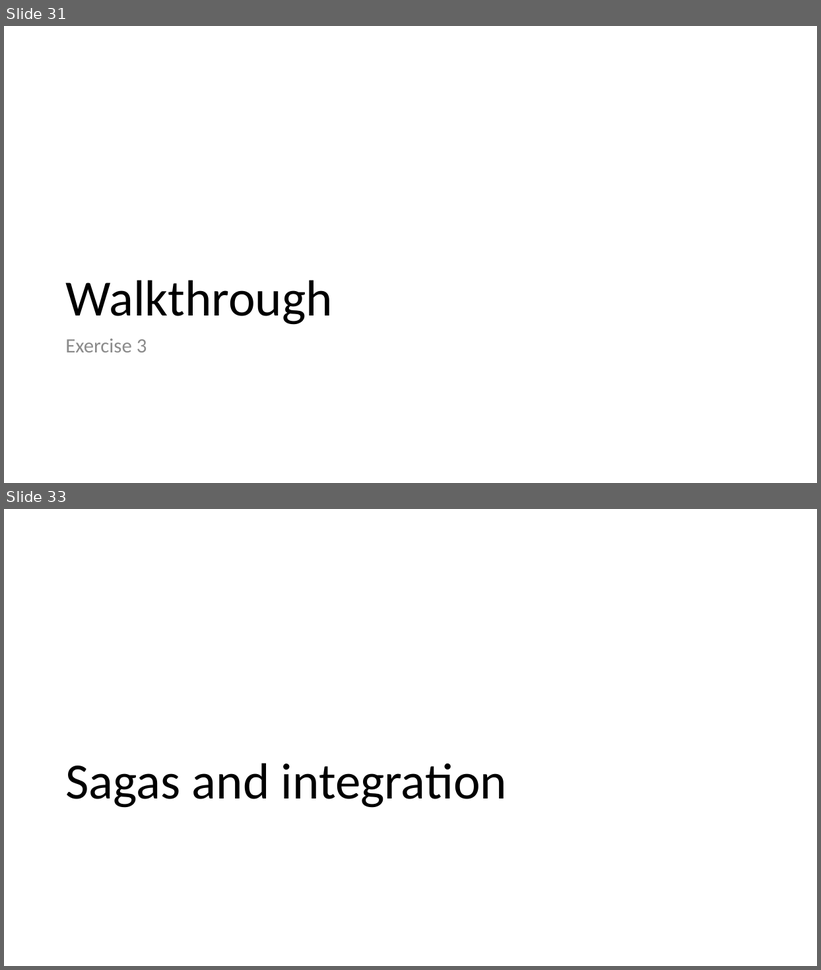
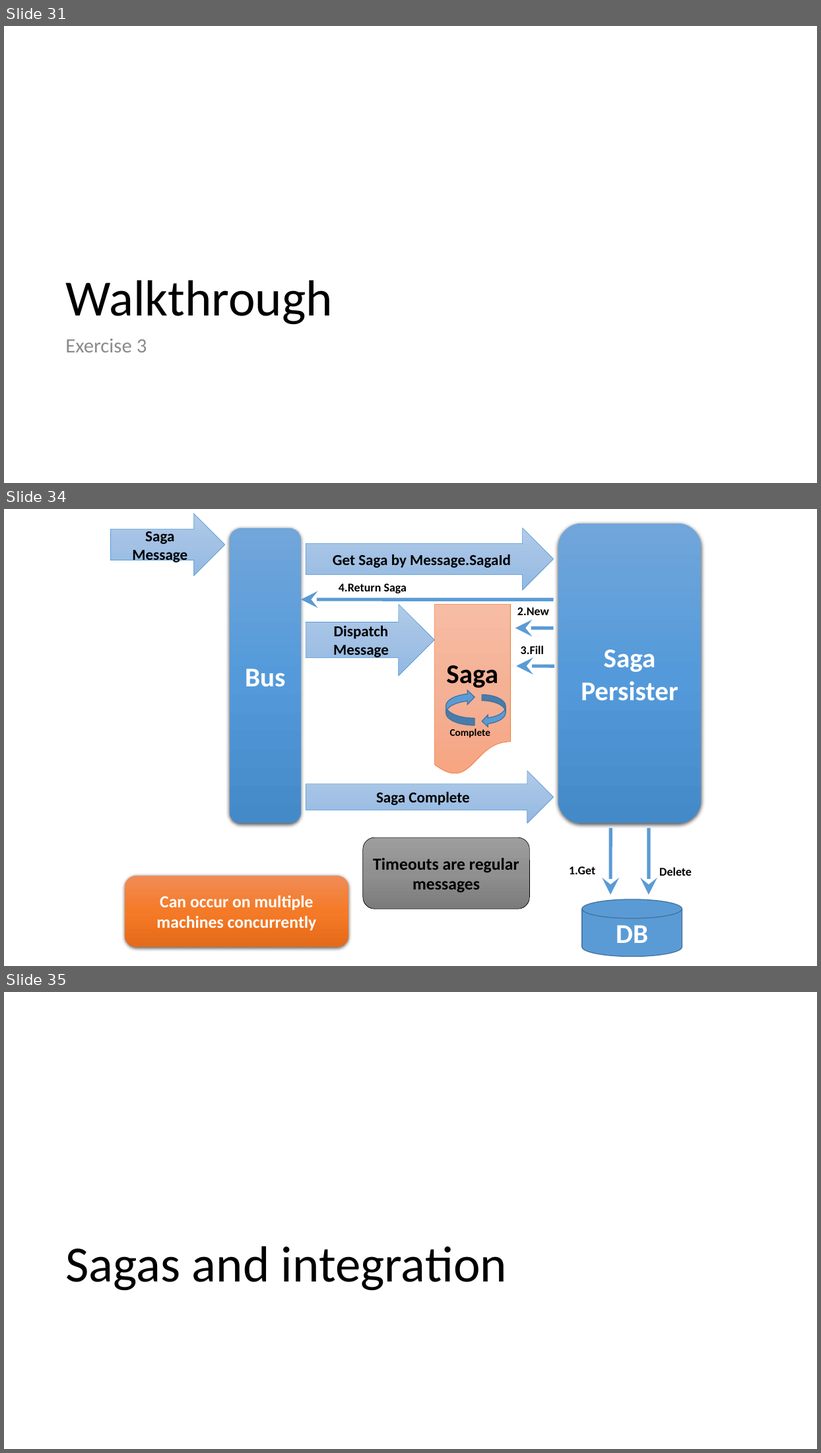
Before and after one commit to Particular/SagaMasterClass, a slide deck: SagaMasterClass.pptx. Shown one above the other, each under a label of ours: slides 31 and 33 before the commit, slides 31, 34 and 35 after it; the slides between them are not shown. The pictures are 821x970 and 821x1453 pixels, drawn with LibreOffice and Linux fonts; fonts in the diff are those of the drawing. Boxes give left, top, right and bottom in pixels: in the first picture for what was removed or moved away, otherwise in the second. Text is boxed around its words. In the diff, an @@ line names an element or a change of style, - is before the commit and + after.

```diff
--- a/SagaMasterClass.pptx
+++ b/SagaMasterClass.pptx
@@ slide 34 added at (4, 509, 817, 966), background #FFFFFF @@
@@ right arrow added at (111, 514, 225, 576), fill gradient #B1CBE9 to #A3C1E5 to #93B9E4, outline #5B9BD5 0.5 pt, 18 pt, text #000000, bold @@
+Saga Message
@@ rounded rectangle added at (230, 528, 301, 823), fill gradient #71A6DB to #559BDB to #448ACA, 32 pt, text #FFFFFF, bold @@
+Bus
@@ right arrow added at (306, 528, 554, 590), fill gradient #B1CBE9 to #A3C1E5 to #93B9E4, outline #5B9BD5 0.5 pt, 18 pt, text #000000, bold @@
+Get Saga by Message.SagaId
@@ rounded rectangle added at (558, 523, 701, 823), fill gradient #71A6DB to #559BDB to #448ACA, 32 pt, text #FFFFFF, bold @@
+Saga Persister
@@ text added at (339, 584, 407, 593), 14 pt, text #000000, bold @@
+4.Return Saga
@@ arrow added from (554, 600) to (301, 599), #5B9BD5 4 pt @@
@@ right arrow added at (306, 604, 435, 675), fill gradient #B1CBE9 to #A3C1E5 to #93B9E4, outline #5B9BD5 0.5 pt, 18 pt, text #000000, bold @@
+Dispatch Message
@@ flow chart document added at (435, 604, 511, 776), fill gradient #F7BDA5 to #F5B196 to #F8A582, outline #ED7D31 0.5 pt, 32 pt, text #000000, bold @@
+Saga
@@ text added at (517, 607, 549, 615), 14 pt, text #000000, bold @@
+2.New
@@ arrow added from (554, 628) to (516, 628), #5B9BD5 4 pt @@
@@ text added at (521, 646, 544, 654), 14 pt, text #000000, bold @@
+3.Fill
@@ arrow added from (555, 666) to (516, 666), #5B9BD5 4 pt @@
@@ curved right arrow added at (446, 690, 475, 725), fill #5B9BD5, outline #43739E 1 pt @@
@@ curved left arrow added at (482, 695, 506, 727), fill #5B9BD5, outline #43739E 1 pt @@
@@ text added at (450, 727, 490, 738), 12 pt, text #000000, bold @@
+Complete
@@ right arrow added at (306, 771, 554, 824), fill gradient #B1CBE9 to #A3C1E5 to #93B9E4, outline #5B9BD5 0.5 pt, 18 pt, text #000000, bold @@
+Saga Complete
@@ rounded rectangle added at (363, 838, 530, 909), fill gradient #9D9D9D to #909090 to #7C7C7C, outline #000000 0.5 pt, 20 pt, text #000000, bold @@
+Timeouts are regular messages
@@ arrow added from (611, 828) to (611, 895), #5B9BD5 4 pt @@
@@ arrow added from (649, 828) to (649, 895), #5B9BD5 4 pt @@
@@ rounded rectangle added at (125, 876, 349, 948), fill gradient #F18C57 to #F67B28 to #E56C19, 20 pt, text #FFFFFF, bold @@
+Can occur on multiple machines concurrently
@@ text added at (569, 867, 595, 875), 14 pt, text #000000, bold @@
+1.Get
@@ text added at (659, 867, 692, 876), 14 pt, text #000000, bold @@
+Delete
@@ cylinder added at (582, 900, 682, 957), fill #5B9BD5, outline #43739E 1 pt, 32 pt, text #FFFFFF, bold @@
+DB
@@ what was slide 33 is now slide 35 @@
```
Also in this commit, not shown: 10 slides changed, 2 other slides added.
